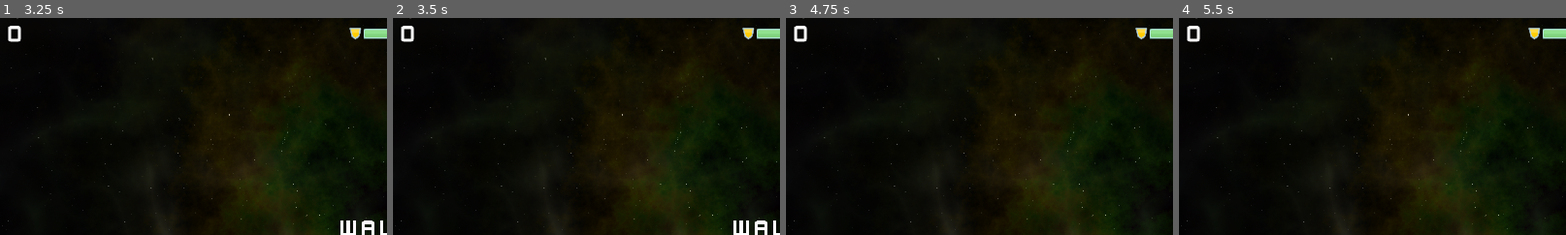
Above: before the commit, frames 1-4 (left to right).
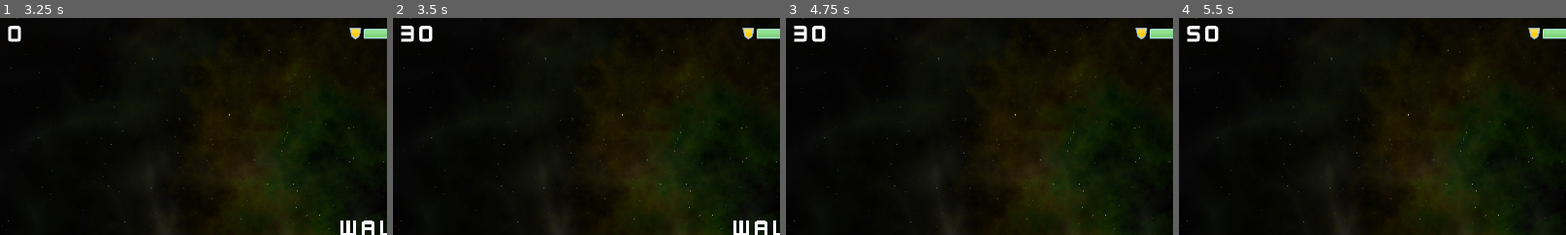
Above: after the commit, the same moments.

Repository: surbanski2/SDEV_148_Chapter_03
Game: Godot game, scene res://main.tscn
Two runs of this game, one before a commit and one after it. Both use one fixed random seed, a clock stepped at 60 frames per second and the inputs below.
Inputs (mouse positions are % of the whole screen's width and height, from its top left):
- Up to frame 1 (3.25 s): click (50, 58) at 0.5 s; tap Enter at 1.25 s; hold Space (shoot) 1.28-2.03 s; hold W (thrust) 1.28-2.78 s; tap Space (shoot) at 2.1 s; hold A (rotate_left) from 2.78 s (still down); hold Space (shoot) from 2.78 s (still down)
- Up to frame 2 (3.5 s): keep holding A (rotate_left); keep holding Space (shoot)
- Up to frame 3 (4.75 s): keep holding A (rotate_left); release Space (shoot) at 3.53 s; tap Space (shoot) at 3.6 s; hold Space (shoot) from 4.28 s (still down)
- Up to frame 4 (5.5 s): release A (rotate_left) at 5.03 s; release Space (shoot) at 5.03 s; hold D (rotate_right) from 5.03 s (still down); tap Space (shoot) at 5.1 s
The pictures show only the part of the screen within x 0-50%, y 2-51%; the shares and areas given below are measured in that part.

Frame 1 is identical in both runs. In frame 2, 0.3% of the frame differs, in the area x 2-11%, y 3-12%; in frame 3, 0.3%; in frame 4, 0.3%.

Commit message:
Fixed score.

Diff:
--- a/main.gd
+++ b/main.gd
@@ -25,6 +25,8 @@
 
 func _on_rock_exploded(size, radius, pos, vel):
 	$ExplosionSound.play()
+	score += 10 * size
+	$HUD.update_score(score)
 	if size <= 1:
 		return
 	for offset in [-1,1]:
